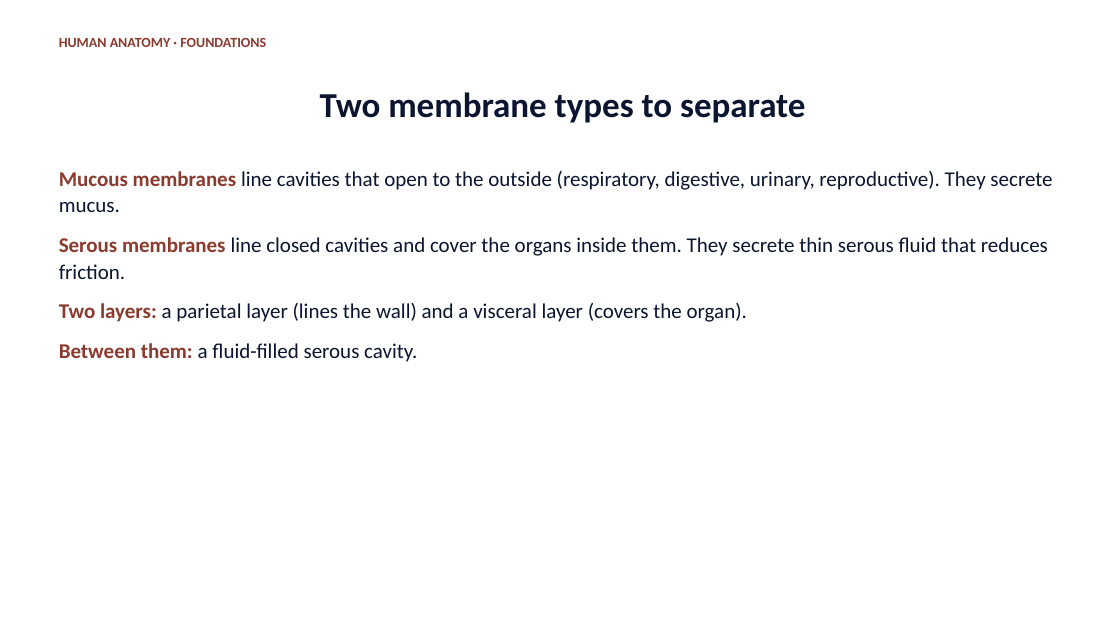
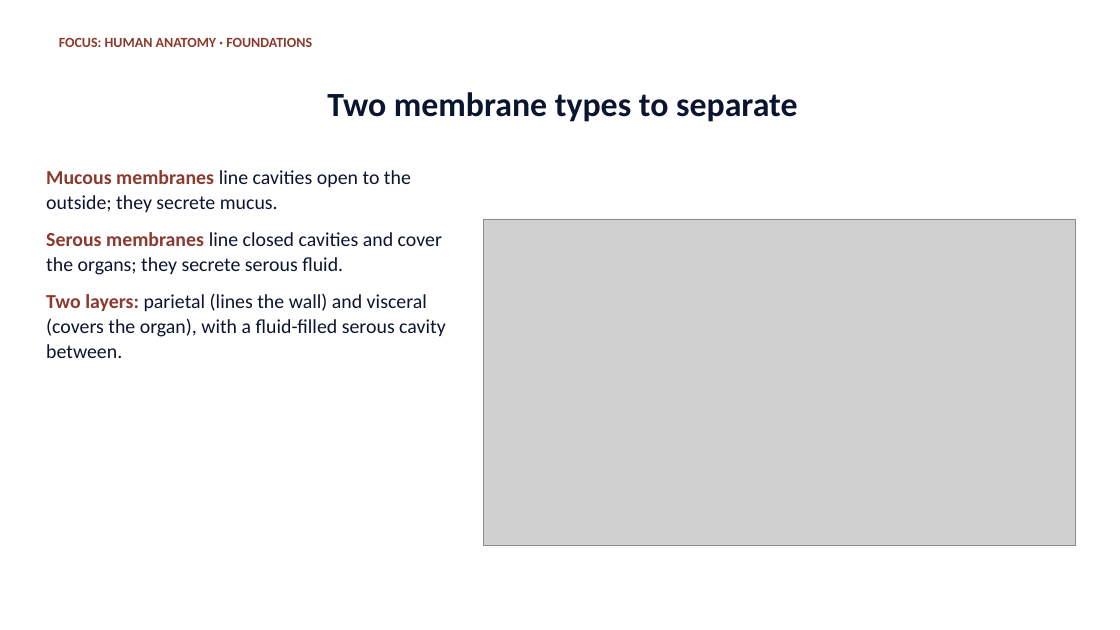
Before and after one commit to drsrennie-stack/A-P-lecture-core, a slide deck: slide 21 of Foundations-Human-Anatomy.pptx (slide 24 before the commit). Drawn at 1120x630 pixels with LibreOffice and Linux fonts; fonts in the diff are those of the drawing; grey boxes stand for pictures. Boxes give left, top, right and bottom in pixels: in the first picture for what was removed or moved away, otherwise in the second. Text is boxed around its words. In the diff, an @@ line names an element or a change of style, - is before the commit and + after.

```diff
--- a/Foundations-Human-Anatomy.pptx
+++ b/Foundations-Human-Anatomy.pptx
@@ text at [59, 38, 312, 47]: text changed @@
-HUMAN ANATOMY · FOUNDATIONS
+FOCUS: HUMAN ANATOMY · FOUNDATIONS
@@ title "Two membrane types to separate" at [327, 92, 797, 122]: size 30 to 29 pt @@
@@ text at [46, 170, 446, 358]: text changed; size 18 to 17 pt @@
-Mucous membranes line cavities that open to the outside (respiratory, digestive, urinary, reproductive). They secrete mucus.
-Serous membranes line closed cavities and cover the organs inside them. They secrete thin serous fluid that reduces friction.
-Two layers: a parietal layer (lines the wall) and a visceral layer (covers the organ).
-Between them: a fluid-filled serous cavity.
+Mucous membranes line cavities open to the outside; they secrete mucus.
+Serous membranes line closed cavities and cover the organs; they secrete serous fluid.
+Two layers: parietal (lines the wall) and visceral (covers the organ), with a fluid-filled serous cavity between.
@@ picture added at [483, 219, 1075, 546] @@
```
Also in this commit, not shown: 21 other slides changed, 1 slide added, 5 slides removed, 1 other file.
